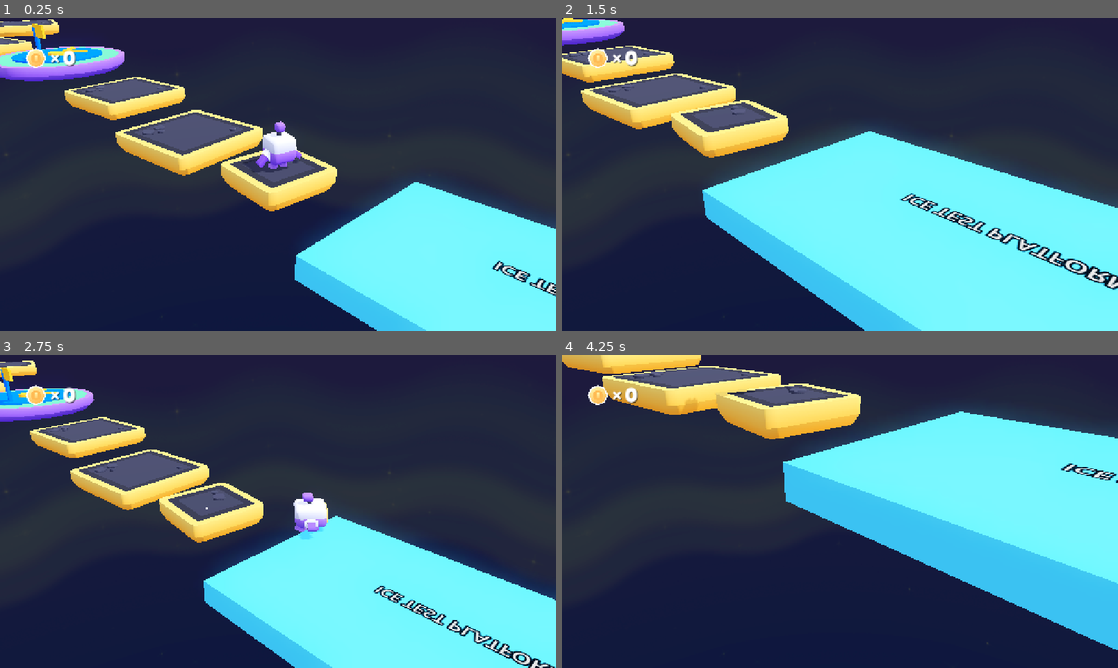
Above: before the commit, frames 1-4 (two rows, left to right).
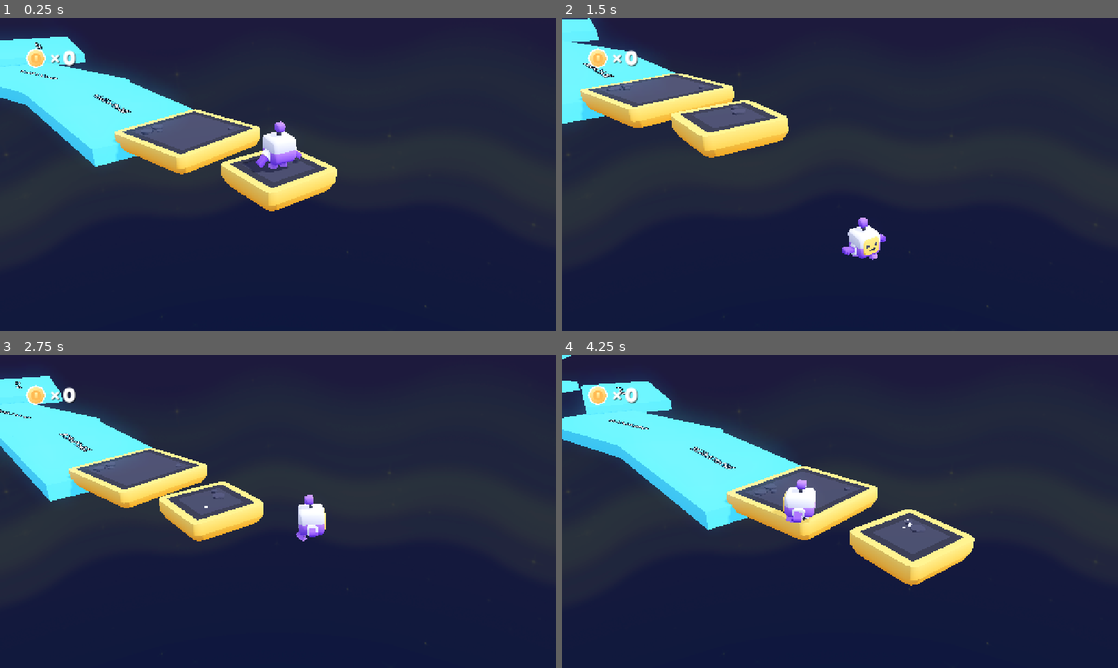
Above: after the commit, the same moments.

Repository: victorlvl47/3d-platformer-obby
Game: Godot game, scene res://scenes/simple_ice_level.tscn
The game is run twice, just before and just after one commit, with the same random seed, the same clock (stepped at 60 frames per second) and the same inputs. This scene is started directly instead of the project's main scene.
Inputs (mouse positions are in pixels of both pictures, inside the frame that each line leads up to):
- Up to frame 1 (0.25 s): no input
- Up to frame 2 (1.5 s): move the mouse to (962, 158) at 0.52 s; hold D (move_right) 0.53-1.28 s; tap Space (jump) at 0.6, 0.77, 1.07, 1.35 s; click (962, 158) at 0.67 s; move the mouse to (728, 190) at 1.27 s; hold S (move_back) from 1.28 s (still down)
- Up to frame 3 (2.75 s): tap Space (jump) at 1.52, 1.82, 2.1 s; move the mouse to (333, 442) at 2.02 s; release S (move_back) at 2.03 s; hold D (move_right) from 2.03 s (still down)
- Up to frame 4 (4.25 s): move the mouse to (812, 574) at 2.77 s; release D (move_right) at 2.78 s; hold W (move_forward) 2.78-3.53 s; tap Space (jump) at 2.85, 3.02, 3.32, 3.6, 3.77, 4.07 s; click (812, 574) at 2.92 s; move the mouse to (1006, 558) at 3.52 s; hold A (move_left) from 3.53 s (still down)

The runs differ from the first frame. In frame 1, 26% of the frame differs, in the area x 0-100%, y 0-100%; in frame 2, 38%; in frame 3, 29%; in frame 4, 47%, in the area x 0-100%, y 0-95%.

Commit message:
Build simple ice obby level

Diff:
--- a/scenes/simple_ice_level.tscn
+++ b/scenes/simple_ice_level.tscn
@@ -45,44 +45,41 @@
 [node name="start-platform" parent="World" unique_id=426990814 instance=ExtResource("5_k31op")]
 transform = Transform3D(0.993085, 0, -0.117399, 0, 1, 0, 0.117399, 0, 0.993085, 0, 0, 0)
 
-[node name="obstacle-01-platform-01" parent="World" unique_id=1486825096 instance=ExtResource("6_2avul")]
-transform = Transform3D(0.996134, 0, 0.0878512, 0, 1, 0, -0.0878512, 0, 0.996134, -3.5195975, 0, 0)
+[node name="short-normal-platform" parent="World" unique_id=131974603 instance=ExtResource("6_2avul")]
+transform = Transform3D(0.9961947, 0, 0.0871557, 0, 1, 0, -0.0871557, 0, 0.9961947, -3.6, 0, 0)
 
-[node name="obstacle-01-platform-02" parent="World" unique_id=1031141547 instance=ExtResource("6_2avul")]
-transform = Transform3D(0.995121, 0, 0.0986598, 0, 1, 0, -0.0986598, 0, 0.995121, -7.9046946, 0.35400248, -0.3445325)
+[node name="ice-runway-01" parent="World" unique_id=1690117936 instance=ExtResource("10_7ebnu")]
+transform = Transform3D(0.9961947, 0, -0.0871557, 0, 1, 0, 0.0871557, 0, 0.9961947, -8.5, 0, 0)
 
-[node name="platform-grass-large-round" parent="World" unique_id=1656211538 instance=ExtResource("7_2eaxi")]
-transform = Transform3D(1, 0, 0, 0, 1, 0, 0, 0, 1, -12.336241, 1.0222864, 0.11612797)
+[node name="ice-runway-02" parent="World" unique_id=1003759602 instance=ExtResource("10_7ebnu")]
+transform = Transform3D(0.9848077, 0, 0.1736482, 0, 1, 0, -0.1736482, 0, 0.9848077, -15.5, 0, 0.15)
 
-[node name="obstacle-02-platform-01" parent="World" unique_id=299750118 instance=ExtResource("6_2avul")]
-transform = Transform3D(0.9848077, 0, 0.1736482, 0, 1, 0, -0.1736482, 0, 0.9848077, -16.75, 1.25, 1.75)
+[node name="ice-offset-left" parent="World" unique_id=1772739154 instance=ExtResource("10_7ebnu")]
+transform = Transform3D(0.9659258, 0, -0.258819, 0, 1, 0, 0.258819, 0, 0.9659258, -22.5, 0.35, -2.25)
 
-[node name="obstacle-02-platform-02" parent="World" unique_id=789138624 instance=ExtResource("6_2avul")]
-transform = Transform3D(0.9659258, 0, -0.258819, 0, 1, 0, 0.258819, 0, 0.9659258, -20.75, 1.6, -1.35)
+[node name="ice-offset-right" parent="World" unique_id=1959815795 instance=ExtResource("10_7ebnu")]
+transform = Transform3D(0.9396926, 0, 0.3420201, 0, 1, 0, -0.3420201, 0, 0.9396926, -29.25, 0.7, 2.2)
 
-[node name="obstacle-02-platform-03" parent="World" unique_id=959310697 instance=ExtResource("6_2avul")]
-transform = Transform3D(0.9961947, 0, 0.0871557, 0, 1, 0, -0.0871557, 0, 0.9961947, -24.75, 1.95, 1.15)
+[node name="checkpoint-ice-platform" parent="World" unique_id=1327489392 instance=ExtResource("7_2eaxi")]
+transform = Transform3D(0.9961947, 0, -0.0871557, 0, 1, 0, 0.0871557, 0, 0.9961947, -35.5, 1, 0)
 
-[node name="checkpoint-02-platform" parent="World" unique_id=437276030 instance=ExtResource("7_2eaxi")]
-transform = Transform3D(1, 0, 0, 0, 1, 0, 0, 0, 1, -29.25, 2.2, 0)
+[node name="ice-zigzag-01" parent="World" unique_id=447994839 instance=ExtResource("10_7ebnu")]
+transform = Transform3D(0.9063078, 0, -0.4226183, 0, 1, 0, 0.4226183, 0, 0.9063078, -42.5, 1.25, -2.6)
 
-[node name="obstacle-03-platform-01" parent="World" unique_id=1239226984 instance=ExtResource("6_2avul")]
-transform = Transform3D(0.9396926, 0, -0.3420201, 0, 1, 0, 0.3420201, 0, 0.9396926, -33.5, 2.55, -2.15)
+[node name="ice-zigzag-02" parent="World" unique_id=801095476 instance=ExtResource("10_7ebnu")]
+transform = Transform3D(0.9063078, 0, 0.4226183, 0, 1, 0, -0.4226183, 0, 0.9063078, -49.5, 1.5, 2.6)
 
-[node name="obstacle-03-platform-02" parent="World" unique_id=1686395057 instance=ExtResource("6_2avul")]
-transform = Transform3D(0.9848077, 0, 0.1736482, 0, 1, 0, -0.1736482, 0, 0.9848077, -37.75, 2.9, 1.65)
+[node name="ice-zigzag-03" parent="World" unique_id=9660643 instance=ExtResource("10_7ebnu")]
+transform = Transform3D(0.9659258, 0, -0.258819, 0, 1, 0, 0.258819, 0, 0.9659258, -56.5, 1.8, -1.35)
 
-[node name="obstacle-03-platform-03" parent="World" unique_id=2054323495 instance=ExtResource("6_2avul")]
-transform = Transform3D(0.9659258, 0, -0.258819, 0, 1, 0, 0.258819, 0, 0.9659258, -42, 3.25, -0.25)
+[node name="ice-slide-jump-platform" parent="World" unique_id=2139060089 instance=ExtResource("10_7ebnu")]
+transform = Transform3D(0.9961947, 0, 0.0871557, 0, 1, 0, -0.0871557, 0, 0.9961947, -64.5, 2.05, 0)
 
 [node name="finish-platform" parent="World" unique_id=1485126532 instance=ExtResource("8_5oy8f")]
-transform = Transform3D(1, 0, 0, 0, 1, 0, 0, 0, 1, -47, 3.45, 0)
+transform = Transform3D(0.9961947, 0, -0.0871557, 0, 1, 0, 0.0871557, 0, 0.9961947, -73.5, 2.35, 0)
 
 [node name="finish-flag" parent="World" unique_id=89158126 instance=ExtResource("9_usdea")]
-transform = Transform3D(0.9961947, 0, 0.0871557, 0, 1, 0, -0.0871557, 0, 0.9961947, -46.65, 3.955, 0.85)
-
-[node name="TestIcePlatform" parent="." unique_id=975816051 instance=ExtResource("10_7ebnu")]
-transform = Transform3D(1, 0, 0, 0, 1, 0, 0, 0, 1, 6.4110456, 0, 0)
+transform = Transform3D(0.9961947, 0, 0.0871557, 0, 1, 0, -0.0871557, 0, 0.9961947, -73.5, 2.85, 0.85)
 
 [node name="Sun" type="DirectionalLight3D" parent="." unique_id=448738680]
 transform = Transform3D(-0.422618, -0.694272, 0.582563, 0, 0.642788, 0.766044, -0.906308, 0.323744, -0.271654, 0, 0, 0)
